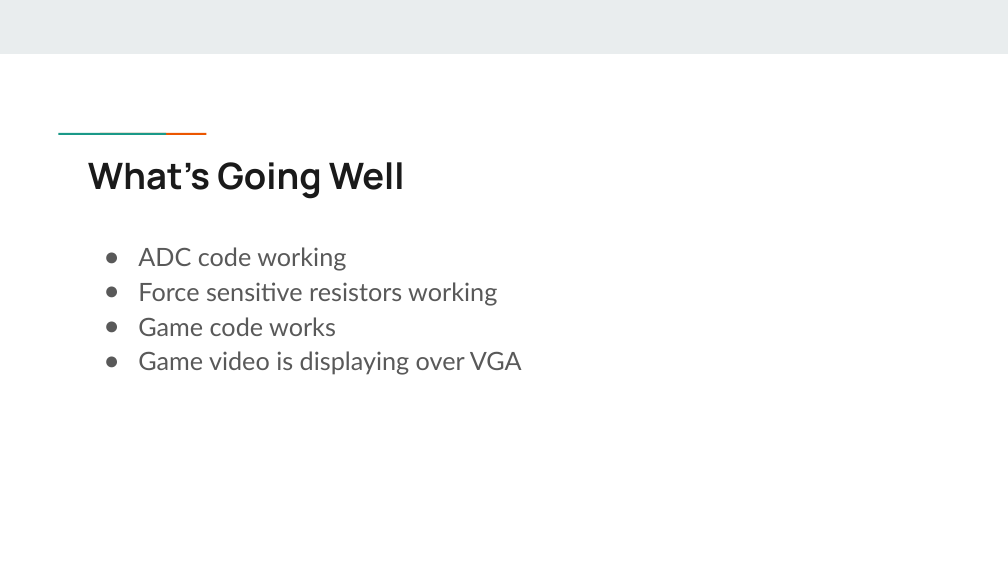
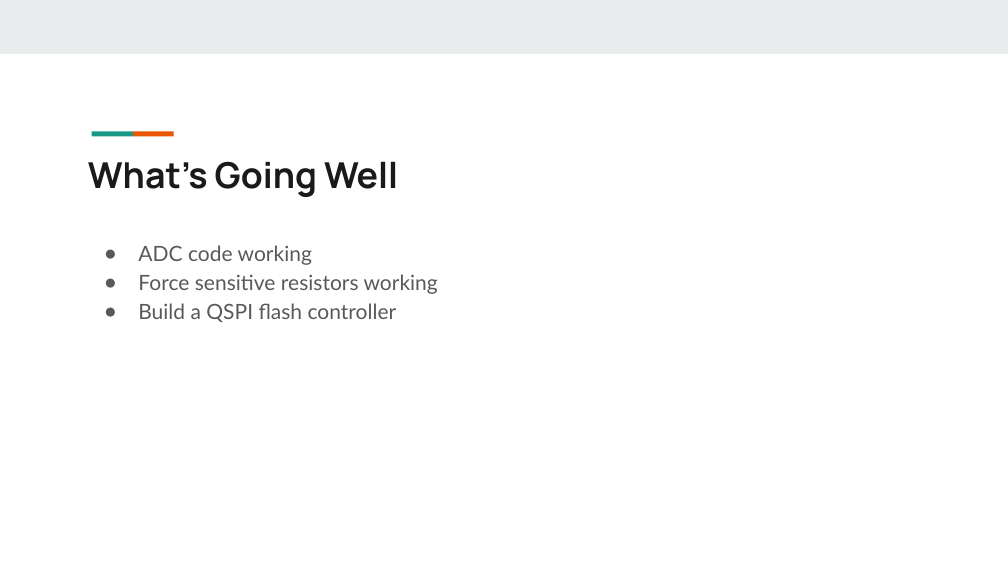
Before and after one commit to xu842251462/EC551_FinalProject, a slide deck: slide 10 of Presentations/EC551SecondProjectPresentation.pptx (slide 9 before the commit). Drawn at 1008x567 pixels with LibreOffice and Linux fonts; fonts in the diff are those of the drawing. Boxes give left, top, right and bottom in pixels: in the first picture for what was removed or moved away, otherwise in the second. Text is boxed around its words. In the diff, an @@ line names an element or a change of style, - is before the commit and + after.

```diff
--- a/Presentations/EC551SecondProjectPresentation.pptx
+++ b/Presentations/EC551SecondProjectPresentation.pptx
@@ title "What’s Going Well" at [88, 161, 398, 197]: size 34.7 to 34 pt @@
@@ text at [138, 245, 438, 294]: size 24 to 20 pt in "ADC code working", "Force sensitive resistors working" @@
@@ text at [138, 303, 397, 322]: text changed; size 24 to 20 pt @@
-● Game code works
-● Game video is displaying over VGA
+● Build a QSPI flash controller
```
Also in this commit, not shown: 10 other slides changed, 2 slides added, 1 slide removed.
